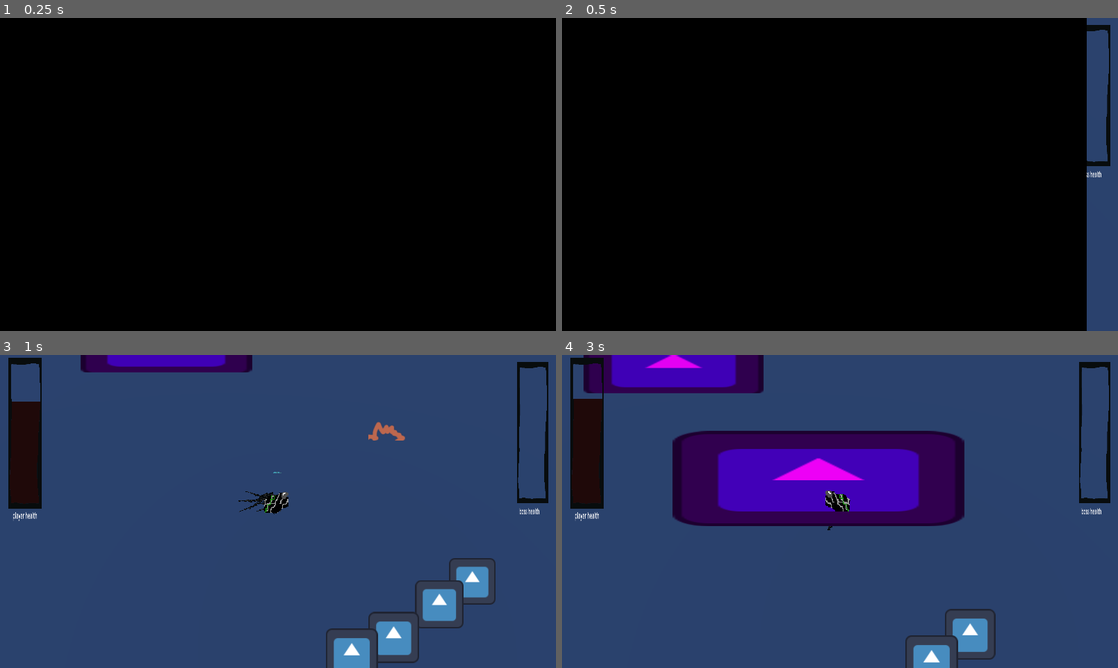
Above: before the commit, frames 1-4 (two rows, left to right).
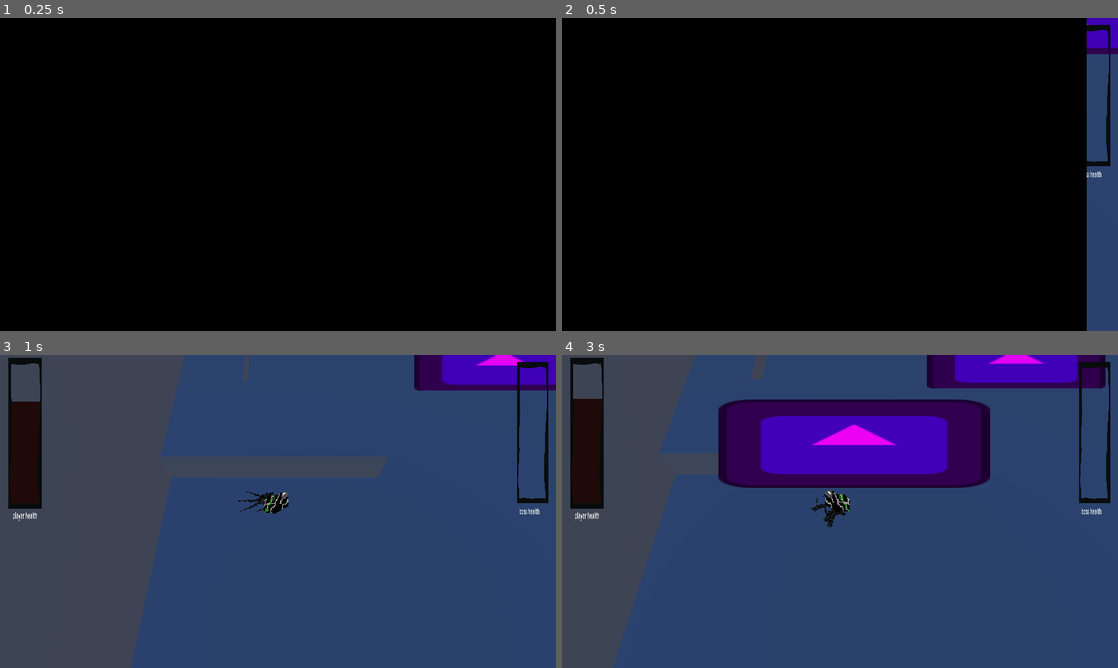
Above: after the commit, the same moments.

Repository: Area9579/Haustoria
Game: Godot game, scene res://Scenes/main.tscn
Same seed, same stepped clock (60 frames per second), same inputs: the game is played once before the commit and once after it. The engine's default icon, where the game draws it, is replaced by a stand-in: a white triangle on a blue panel in a dark square.
Inputs (mouse positions are in pixels of both pictures, inside the frame that each line leads up to):
- Up to frame 1 (0.25 s): no input
- Up to frame 2 (0.5 s): no input
- Up to frame 3 (1 s): move the mouse to (400, 495) at 0.52 s; press the mouse at (400, 495) at 0.53 s
- Up to frame 4 (3 s): move the mouse to (728, 527) at 1.27 s; release the mouse at (728, 527) at 1.28 s; right-click (728, 527) at 1.35 s; move the mouse to (895, 442) at 2.02 s; press the mouse at (895, 442) at 2.03 s; move the mouse to (812, 574) at 2.77 s; release the mouse at (812, 574) at 2.78 s; right-click (812, 574) at 2.85 s

Frame 1 is identical in both runs. In frame 2, 0.5% of the frame differs, in the area x 94-100%, y 0-12%; in frame 3, 35%; in frame 4, 40%, in the area x 0-98%, y 0-100%.

Commit message:
Work in progress for the level

Diff:
--- a/Scenes/arm.tscn
+++ b/Scenes/arm.tscn
@@ -1,7 +1,7 @@
 [gd_scene load_steps=11 format=3 uid="uid://c7x20hq3ju2re"]
 
 [ext_resource type="Script" path="res://Scripts/arm.gd" id="1_gdipq"]
-[ext_resource type="PackedScene" uid="uid://c4ho3agy0ktao" path="res://Assets/tent.tscn" id="2_ghqqy"]
+[ext_resource type="PackedScene" uid="uid://c4ho3agy0ktao" path="res://Scenes/tent.tscn" id="2_ghqqy"]
 [ext_resource type="PackedScene" uid="uid://ne7cdhep7f61" path="res://Scenes/tentsolid.tscn" id="3_fv42r"]
 
 [sub_resource type="Gradient" id="Gradient_8ni0o"]
--- /dev/null
+++ b/Scenes/level building/2x8wall.tscn
@@ -0,0 +1,17 @@
+[gd_scene load_steps=3 format=3 uid="uid://d81pn2337rgj"]
+
+[sub_resource type="BoxMesh" id="BoxMesh_2lol1"]
+
+[sub_resource type="BoxShape3D" id="BoxShape3D_y4mtk"]
+
+[node name="MeshInstance3D" type="MeshInstance3D"]
+transform = Transform3D(2, 0, 0, 0, 1, 0, 0, 0, 8, 0, 0, 0)
+mesh = SubResource("BoxMesh_2lol1")
+
+[node name="StaticBody3D" type="StaticBody3D" parent="."]
+
+[node name="CollisionShape3D" type="CollisionShape3D" parent="StaticBody3D"]
+shape = SubResource("BoxShape3D_y4mtk")
+
+[node name="NavigationObstacle3D" type="NavigationObstacle3D" parent="."]
+affect_navigation_mesh = true
--- /dev/null
+++ b/Scenes/level building/3x6wall.tscn
@@ -0,0 +1,17 @@
+[gd_scene load_steps=3 format=3 uid="uid://dqma1iuc5apha"]
+
+[sub_resource type="BoxMesh" id="BoxMesh_mo2yg"]
+
+[sub_resource type="BoxShape3D" id="BoxShape3D_igb31"]
+
+[node name="MeshInstance3D" type="MeshInstance3D"]
+transform = Transform3D(3, 0, 0, 0, 1, 0, 0, 0, 6, 0, 0, 0)
+mesh = SubResource("BoxMesh_mo2yg")
+
+[node name="StaticBody3D" type="StaticBody3D" parent="."]
+
+[node name="CollisionShape3D" type="CollisionShape3D" parent="StaticBody3D"]
+shape = SubResource("BoxShape3D_igb31")
+
+[node name="NavigationObstacle3D" type="NavigationObstacle3D" parent="."]
+affect_navigation_mesh = true
--- /dev/null
+++ b/Scenes/level building/4x4wall.tscn
@@ -0,0 +1,17 @@
+[gd_scene load_steps=3 format=3 uid="uid://cjv0lrh71kygw"]
+
+[sub_resource type="BoxMesh" id="BoxMesh_51c32"]
+
+[sub_resource type="BoxShape3D" id="BoxShape3D_y68qs"]
+
+[node name="MeshInstance3D" type="MeshInstance3D"]
+transform = Transform3D(4, 0, 0, 0, 1, 0, 0, 0, 4, 0, 0, 0)
+mesh = SubResource("BoxMesh_51c32")
+
+[node name="StaticBody3D" type="StaticBody3D" parent="."]
+
+[node name="CollisionShape3D" type="CollisionShape3D" parent="StaticBody3D"]
+shape = SubResource("BoxShape3D_y68qs")
+
+[node name="NavigationObstacle3D" type="NavigationObstacle3D" parent="."]
+affect_navigation_mesh = true
--- a/Scenes/main.tscn
+++ b/Scenes/main.tscn
@@ -1,13 +1,14 @@
-[gd_scene load_steps=13 format=3 uid="uid://magi1winy2i"]
+[gd_scene load_steps=14 format=3 uid="uid://magi1winy2i"]
 
-[ext_resource type="PackedScene" uid="uid://bmkpfdmdrk7lf" path="res://Scenes/wall.tscn" id="1_vt5yp"]
-[ext_resource type="PackedScene" uid="uid://tnvub7y17iua" path="res://Scenes/boss_hand_hit_box.tscn" id="4_d6qjs"]
+[ext_resource type="PackedScene" uid="uid://cjv0lrh71kygw" path="res://Scenes/level building/4x4wall.tscn" id="3_bb7qa"]
+[ext_resource type="PackedScene" uid="uid://dqma1iuc5apha" path="res://Scenes/level building/3x6wall.tscn" id="3_s7ccd"]
+[ext_resource type="PackedScene" uid="uid://d81pn2337rgj" path="res://Scenes/level building/2x8wall.tscn" id="5_tgqm2"]
 [ext_resource type="PackedScene" uid="uid://fl224xwk37sl" path="res://Scenes/Boss.tscn" id="6_u4pk0"]
 [ext_resource type="PackedScene" uid="uid://skk7130cpcoh" path="res://Scenes/Player.tscn" id="7_m2bmv"]
 
 [sub_resource type="NavigationMesh" id="NavigationMesh_qfgaq"]
-vertices = PackedVector3Array(-0.9684, -0.051122, 2.5316, 0.5316, -0.051122, 2.5316, 3.0316, -0.051122, 1.0316, -13.2184, -0.051122, 3.7816, -1.7184, -0.051122, 3.7816, 3.0316, -0.051122, -13.2184, -13.2184, -0.051122, -13.2184, 5.5316, -0.051122, 0.5316, 6.2816, -0.051122, 1.5316, 13.2816, -0.051122, 1.5316, 13.2816, -0.051122, -13.2184, 3.5316, -0.051122, 0.5316, 3.2816, -0.051122, 5.0316, 2.2816, -0.051122, 5.0316, 1.7816, -0.051122, 5.7816, 0.0316, -0.051122, 13.2816, 5.2816, -0.051122, 3.7816, 3.7816, -0.051122, 4.2816, 13.2816, -0.051122, 13.2816, 6.0316, -0.051122, 3.0316, 0.0316, -0.051122, 6.0316, -0.7184, -0.051122, 6.0316, -1.4684, -0.051122, 5.2816, -13.2184, -0.051122, 13.2816)
-polygons = [PackedInt32Array(2, 1, 0), PackedInt32Array(0, 4, 3), PackedInt32Array(0, 3, 2), PackedInt32Array(2, 3, 5), PackedInt32Array(5, 3, 6), PackedInt32Array(8, 7, 9), PackedInt32Array(9, 7, 10), PackedInt32Array(10, 7, 5), PackedInt32Array(11, 2, 5), PackedInt32Array(7, 11, 5), PackedInt32Array(13, 12, 14), PackedInt32Array(14, 12, 15), PackedInt32Array(17, 16, 12), PackedInt32Array(12, 16, 9), PackedInt32Array(12, 9, 18), PackedInt32Array(12, 18, 15), PackedInt32Array(19, 8, 9), PackedInt32Array(15, 20, 14), PackedInt32Array(16, 19, 9), PackedInt32Array(21, 20, 15), PackedInt32Array(21, 15, 22), PackedInt32Array(22, 15, 23), PackedInt32Array(22, 23, 3), PackedInt32Array(3, 4, 22)]
+vertices = PackedVector3Array(-14, -0.05, -14, -14, -0.05, 14, 14, -0.05, 14, 14, -0.05, -14)
+polygons = [PackedInt32Array(3, 2, 0), PackedInt32Array(0, 2, 1)]
 agent_radius = 0.8
 
 [sub_resource type="BoxMesh" id="BoxMesh_j6jtq"]
@@ -38,73 +39,102 @@
 [node name="NavigationRegion3D" type="NavigationRegion3D" parent="."]
 navigation_mesh = SubResource("NavigationMesh_qfgaq")
 
-[node name="MeshInstance3D" type="MeshInstance3D" parent="NavigationRegion3D"]
-transform = Transform3D(28.4368, 0, 0, 0, 0.102244, 0, 0, 0, 28.4368, 0, -0.5, 0)
+[node name="World Objects" type="Node3D" parent="NavigationRegion3D"]
+
+[node name="Floor" type="MeshInstance3D" parent="NavigationRegion3D/World Objects"]
+transform = Transform3D(30, 0, 0, 0, 0.1, 0, 0, 0, 30, 0, -0.5, 0)
 layers = 3
 mesh = SubResource("BoxMesh_j6jtq")
-skeleton = NodePath("../..")
+skeleton = NodePath("../../..")
 
-[node name="StaticBody3D" type="StaticBody3D" parent="NavigationRegion3D/MeshInstance3D"]
+[node name="StaticBody3D" type="StaticBody3D" parent="NavigationRegion3D/World Objects/Floor"]
 collision_layer = 129
 
-[node name="CollisionShape3D" type="CollisionShape3D" parent="NavigationRegion3D/MeshInstance3D/StaticBody3D"]
+[node name="CollisionShape3D" type="CollisionShape3D" parent="NavigationRegion3D/World Objects/Floor/StaticBody3D"]
 shape = SubResource("BoxShape3D_o8gs5")
 
-[node name="Wall" parent="NavigationRegion3D" instance=ExtResource("1_vt5yp")]
-transform = Transform3D(1, 0, 0, 0, 1, 0, 0, 0, 1, 1.6, 0, 3.698)
+[node name="MeshInstance3D" parent="NavigationRegion3D/World Objects" instance=ExtResource("5_tgqm2")]
+transform = Transform3D(2, 0, 0, 0, 1, 0, 0, 0, 8, -14, 0, -9)
 
-[node name="Wall2" parent="NavigationRegion3D" instance=ExtResource("1_vt5yp")]
-transform = Transform3D(1, 0, 0, 0, 1, 0, 0, 0, 1, 0.881, 0, 4.238)
+[node name="MeshInstance3D7" parent="NavigationRegion3D/World Objects" instance=ExtResource("5_tgqm2")]
+transform = Transform3D(2, 0, 0, 0, 1, 0, 0, 0, 8, 14, 0, 3)
 
-[node name="Wall3" parent="NavigationRegion3D" instance=ExtResource("1_vt5yp")]
-transform = Transform3D(1, 0, 0, 0, 1, 0, 0, 0, 1, 0, 0, 4.2527)
+[node name="MeshInstance3D8" parent="NavigationRegion3D/World Objects" instance=ExtResource("5_tgqm2")]
+transform = Transform3D(2, 0, 0, 0, 1, 0, 0, 0, 8, 14, 0, -5)
 
-[node name="Wall4" parent="NavigationRegion3D" instance=ExtResource("1_vt5yp")]
-transform = Transform3D(1, 0, 0, 0, 1, 0, 0, 0, 1, 2.5114, 0, 3.37576)
+[node name="MeshInstance3D2" parent="NavigationRegion3D/World Objects" instance=ExtResource("5_tgqm2")]
+transform = Transform3D(-8.74228e-08, 0, 8, 0, 1, 0, -2, 0, -3.49691e-07, -11, 0, -14)
 
-[node name="Wall5" parent="NavigationRegion3D" instance=ExtResource("1_vt5yp")]
-transform = Transform3D(1, 0, 0, 0, 1, 0, 0, 0, 1, 3.64073, 0, 2.69669)
+[node name="MeshInstance3D3" parent="NavigationRegion3D/World Objects" instance=ExtResource("3_s7ccd")]
+transform = Transform3D(-1.31134e-07, 0, 6, 0, 1, 0, -3, 0, -2.62268e-07, -12, 0, -3.5)
 
-[node name="Wall6" parent="NavigationRegion3D" instance=ExtResource("1_vt5yp")]
-transform = Transform3D(1, 0, 0, 0, 1, 0, 0, 0, 1, 4.52319, 0, 2.18476)
+[node name="MeshInstance3D9" parent="NavigationRegion3D/World Objects" instance=ExtResource("3_s7ccd")]
+transform = Transform3D(-1.31134e-07, 0, 6, 0, 1, 0, -3, 0, -2.62268e-07, -0.5, 0, 3)
+
+[node name="MeshInstance3D10" parent="NavigationRegion3D/World Objects" instance=ExtResource("3_s7ccd")]
+transform = Transform3D(3, 0, 0, 0, 1, 0, 0, 0, 6, 4, 0, 4.5)
+
+[node name="MeshInstance3D11" parent="NavigationRegion3D/World Objects" instance=ExtResource("3_s7ccd")]
+transform = Transform3D(3.93402e-07, 0, -6, 0, 1, 0, 3, 0, 7.86805e-07, -1, 0, 11.5)
+
+[node name="MeshInstance3D12" parent="NavigationRegion3D/World Objects" instance=ExtResource("3_s7ccd")]
+transform = Transform3D(-3, 0, -5.24537e-07, 0, 1, 0, 2.62268e-07, 0, -6, -5.5, 0, 10)
+
+[node name="MeshInstance3D4" parent="NavigationRegion3D/World Objects" instance=ExtResource("3_s7ccd")]
+transform = Transform3D(3, 0, 0, 0, 1, 0, 0, 0, 10, -11, 0, 5.5)
+
+[node name="MeshInstance3D5" parent="NavigationRegion3D/World Objects" instance=ExtResource("3_bb7qa")]
+transform = Transform3D(8, 0, 0, 0, 1, 0, 0, 0, 8, 11, 0, 11)
+
+[node name="MeshInstance3D6" parent="NavigationRegion3D/World Objects" instance=ExtResource("3_bb7qa")]
+transform = Transform3D(4, 0, 0, 0, 1, 0, 0, 0, 4, 9, 0, -3)
 
 [node name="MobileEnemy" parent="." instance=ExtResource("6_u4pk0")]
 transform = Transform3D(1, 0, 0, 0, 1, 0, 0, 0, 1, 0, 0, -6.53397)
 
 [node name="Player" parent="." instance=ExtResource("7_m2bmv")]
+transform = Transform3D(1, 0, 0, 0, 1, 0, 0, 0, 1, -12, 0, -1)
 
 [node name="WorldEnvironment" type="WorldEnvironment" parent="."]
 environment = SubResource("Environment_ibggl")
 
-[node name="BossHandHitBox" parent="." instance=ExtResource("4_d6qjs")]
-transform = Transform3D(1, 0, 0, 0, 1, 0, 0, 0, 1, 3.50114, -0.448878, -2.43457)
+[node name="Walls" type="Node3D" parent="."]
 
-[node name="MeshInstance3D" type="MeshInstance3D" parent="."]
-transform = Transform3D(2.2, 0, 0, 0, 16.965, 0, 0, 0, 28.29, -14.4617, 4, 0)
+[node name="MeshInstance3D" type="MeshInstance3D" parent="Walls"]
+transform = Transform3D(2, 0, 0, 0, 18, 0, 0, 0, 30, -16, 8.5, 0)
 mesh = SubResource("BoxMesh_q8b48")
+skeleton = NodePath("../..")
 
-[node name="StaticBody3D" type="StaticBody3D" parent="MeshInstance3D"]
+[node name="StaticBody3D" type="StaticBody3D" parent="Walls/MeshInstance3D"]
 
-[node name="CollisionShape3D" type="CollisionShape3D" parent="MeshInstance3D/StaticBody3D"]
-transform = Transform3D(1, 0, 0, 0, 1, 0, 0, 0, 1, 0, 0, 0)
+[node name="CollisionShape3D" type="CollisionShape3D" parent="Walls/MeshInstance3D/StaticBody3D"]
 shape = SubResource("BoxShape3D_0tcdf")
 
-[node name="MeshInstance3D2" type="MeshInstance3D" parent="."]
-transform = Transform3D(2.2, 0, 0, 0, 16.965, 0, 0, 0, 28.29, 14.5383, 4, 0)
+[node name="MeshInstance3D2" type="MeshInstance3D" parent="Walls"]
+transform = Transform3D(2, 0, 0, 0, 18, 0, 0, 0, 30, 16, 8.5, 0)
 mesh = SubResource("BoxMesh_q8b48")
+skeleton = NodePath("../..")
 
-[node name="StaticBody3D" type="StaticBody3D" parent="MeshInstance3D2"]
+[node name="StaticBody3D" type="StaticBody3D" parent="Walls/MeshInstance3D2"]
 
-[node name="CollisionShape3D" type="CollisionShape3D" parent="MeshInstance3D2/StaticBody3D"]
-transform = Transform3D(1, 0, 0, 0, 1, 0, 0, 0, 1, 0, 0, 0)
+[node name="CollisionShape3D" type="CollisionShape3D" parent="Walls/MeshInstance3D2/StaticBody3D"]
 shape = SubResource("BoxShape3D_0tcdf")
 
-[node name="MeshInstance3D3" type="MeshInstance3D" parent="."]
-transform = Transform3D(-9.61651e-08, 0, -28.29, 0, 16.965, 0, 2.2, 0, -1.2366e-06, 0.538315, 4, -15)
+[node name="MeshInstance3D3" type="MeshInstance3D" parent="Walls"]
+transform = Transform3D(-8.74228e-08, 0, -30, 0, 18, 0, 2, 0, -1.31134e-06, 0, 8.5, -16)
 mesh = SubResource("BoxMesh_q8b48")
+skeleton = NodePath("../..")
 
-[node name="StaticBody3D" type="StaticBody3D" parent="MeshInstance3D3"]
+[node name="StaticBody3D" type="StaticBody3D" parent="Walls/MeshInstance3D3"]
 
-[node name="CollisionShape3D" type="CollisionShape3D" parent="MeshInstance3D3/StaticBody3D"]
-transform = Transform3D(1, 0, 0, 0, 1, 0, 0, 0, 1, 0, 0, 0)
+[node name="CollisionShape3D" type="CollisionShape3D" parent="Walls/MeshInstance3D3/StaticBody3D"]
 shape = SubResource("BoxShape3D_0tcdf")
+
+[node name="MeshInstance3D4" type="MeshInstance3D" parent="Walls"]
+transform = Transform3D(-8.74228e-08, 0, -30, 0, 18, 0, 2, 0, -1.31134e-06, 0, 8.5, 16)
+skeleton = NodePath("../..")
+
+[node name="StaticBody3D" type="StaticBody3D" parent="Walls/MeshInstance3D4"]
+
+[node name="CollisionShape3D" type="CollisionShape3D" parent="Walls/MeshInstance3D4/StaticBody3D"]
+shape = SubResource("BoxShape3D_0tcdf")
--- a/garbage/node_3d.tscn
+++ b/garbage/node_3d.tscn
@@ -1,7 +1,7 @@
 [gd_scene load_steps=6 format=3 uid="uid://cctkq45tp66vb"]
 
 [ext_resource type="Script" path="res://Scripts/arm.gd" id="1_ste2n"]
-[ext_resource type="PackedScene" uid="uid://c4ho3agy0ktao" path="res://Assets/tent.tscn" id="2_4dv7s"]
+[ext_resource type="PackedScene" uid="uid://c4ho3agy0ktao" path="res://Scenes/tent.tscn" id="2_4dv7s"]
 
 [sub_resource type="StandardMaterial3D" id="StandardMaterial3D_0yvvk"]
 albedo_color = Color(0.835611, 0, 0.198014, 1)
Not shown: 1 places in Scenes/poison.tscn that only renumber resources
Renamed: Assets/tent.tscn -> Scenes/tent.tscn
